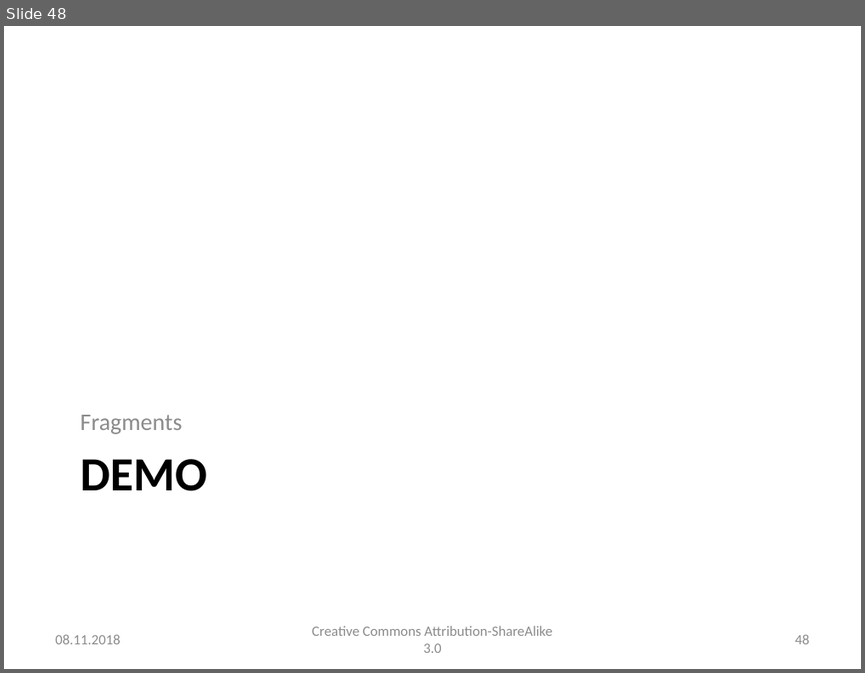
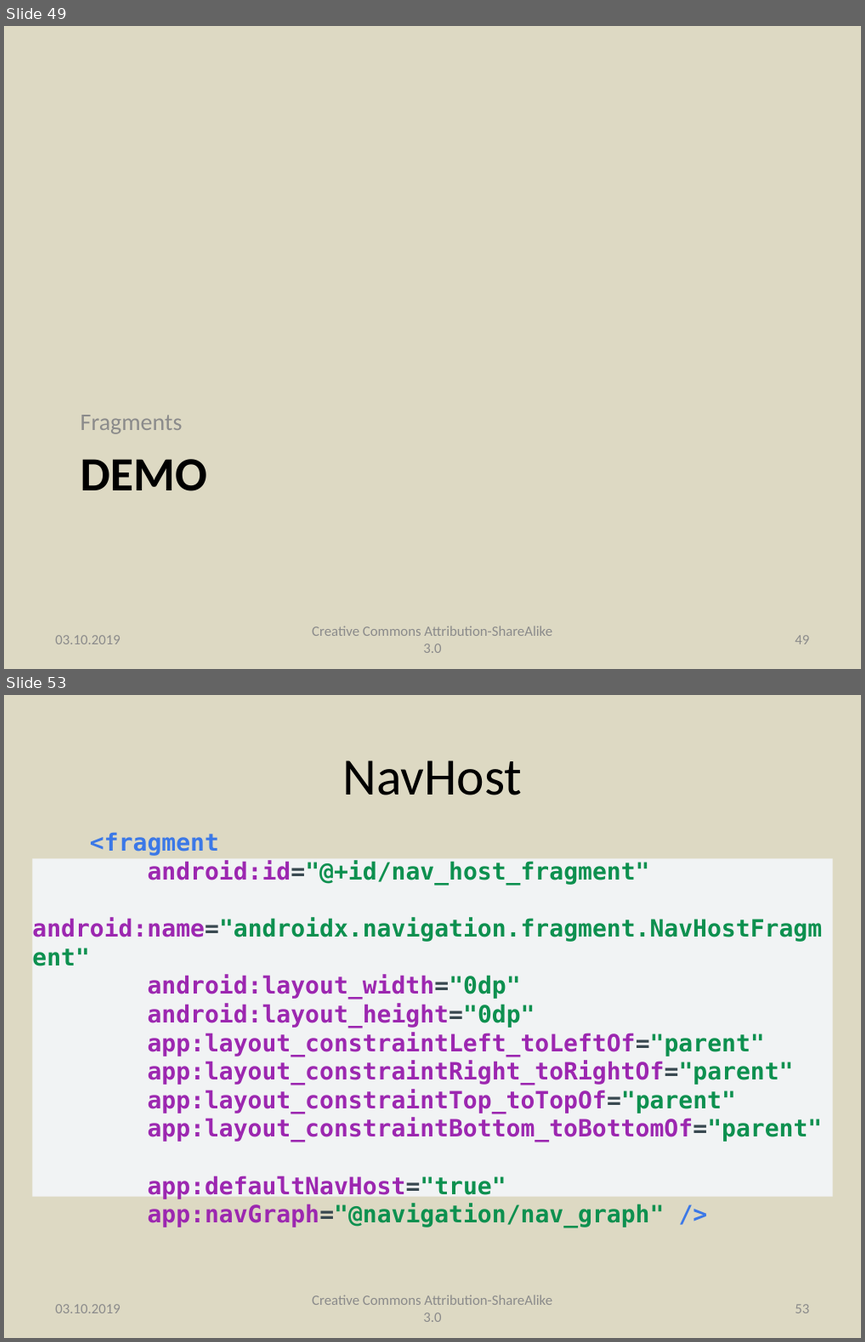
Before and after one commit to andrei-kuznetsov/android-lectures, a slide deck: lectures/Lecture005_Tasks_BackStack_Fragments.pptx. Shown one above the other, each under a label of ours: slide 48 before the commit, slides 49 and 53 after it; the slides between them are not shown. The pictures are 865x673 and 865x1342 pixels, drawn with LibreOffice and Linux fonts; fonts in the diff are those of the drawing. Boxes give left, top, right and bottom in pixels: in the first picture for what was removed or moved away, otherwise in the second. Text is boxed around its words. In the diff, an @@ line names an element or a change of style, - is before the commit and + after.

Commit message:
Опубликованы лекции 4 (Databinding) и 5 (Fragments)

```diff
--- a/lectures/Lecture005_Tasks_BackStack_Fragments.pptx
+++ b/lectures/Lecture005_Tasks_BackStack_Fragments.pptx
@@ slide 53 added at box(4, 695, 861, 1338), background #DDD9C3 @@
@@ title added at box(342, 760, 522, 795), 44 pt, text #000000 @@
+NavHost
@@ text added at box(32, 854, 833, 1201), fill #F1F3F4, 20 pt, text #9C27B0, bold @@
+<fragment
+android:id="@+id/nav_host_fragment"
+android:name="androidx.navigation.fragment.NavHostFragment"
+android:layout_width="0dp"
+android:layout_height="0dp"
+app:layout_constraintLeft_toLeftOf="parent"
+app:layout_constraintRight_toRightOf="parent"
+app:layout_constraintTop_toTopOf="parent"
+app:layout_constraintBottom_toBottomOf="parent"
+app:defaultNavHost="true"
+app:navGraph="@navigation/nav_graph" />
@@ text added at box(55, 1304, 120, 1313), 12 pt, text #8C8C8C @@
+03.10.2019
@@ text added at box(312, 1294, 552, 1321), 12 pt, text #8C8C8C @@
+Creative Commons Attribution-ShareAlike 3.0
@@ page number added at box(794, 1304, 809, 1313), 12 pt, text #8C8C8C @@
+53
@@ what was slide 48 is now slide 49 @@
@@ slide 49 changed as well @@
@@ background #FFFFFF to #DDD9C3 @@
@@ text at box(55, 635, 120, 644): text changed @@
-08.11.2018
+03.10.2019
@@ page number at box(794, 635, 809, 644): text changed @@
-48
+49
```
Also in this commit, not shown: 45 other slides changed, 7 other slides added, 2 slides removed, 3 other files.
